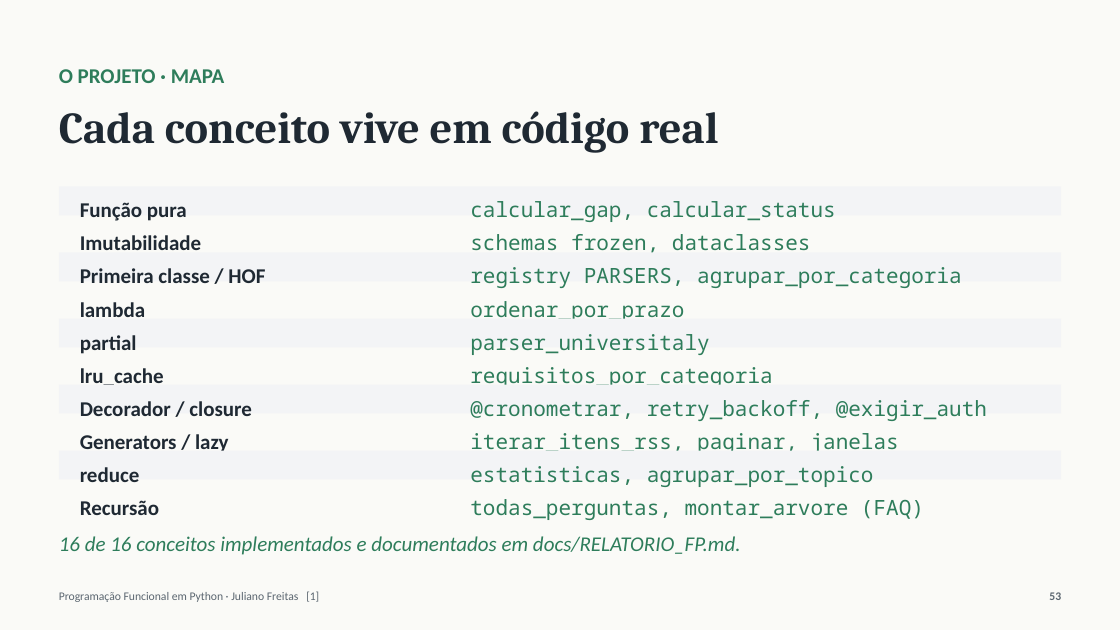
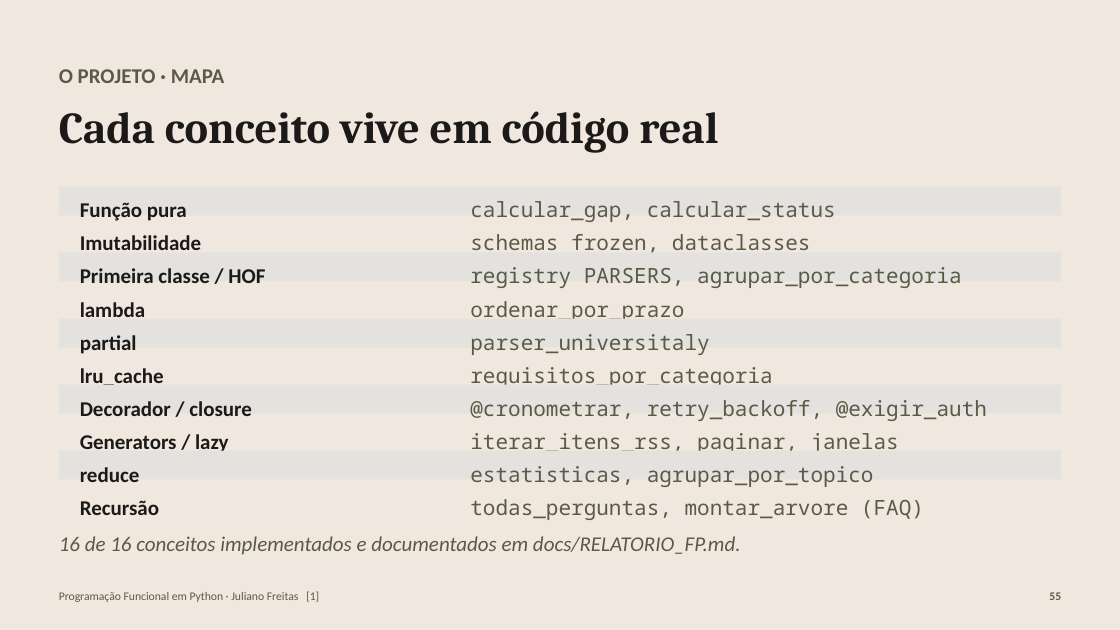
Before and after one commit to julianosfreitas/scrapping_italy, a slide deck: slide 55 of docs/PF-Python-Ponte-Italia.pptx (slide 53 before the commit). Drawn at 1120x630 pixels with LibreOffice and Linux fonts; fonts in the diff are those of the drawing. Boxes give left, top, right and bottom in pixels: in the first picture for what was removed or moved away, otherwise in the second. Text is boxed around its words. In the diff, an @@ line names an element or a change of style, - is before the commit and + after.

Commit message:
docs: slides na paleta do logo — mais simples, didáticos e com exemplos reais

```diff
--- a/docs/PF-Python-Ponte-Italia.pptx
+++ b/docs/PF-Python-Ponte-Italia.pptx
@@ rectangle at [0,0,1120,630]: fill #FAFAF7 to #F0E8DE @@
@@ fill #F3F4F6 to #E3E2DF in 5 elements at [59,187,1061,215], [59,253,1061,281], [59,318,1061,347], [59,385,1061,413], [59,450,1061,479] @@
@@ text colour #1F2933 to #1B1A18 in 11 elements at [59,111,718,153], [80,202,187,221], [80,235,201,250], [80,268,265,283], [80,302,145,317], [80,335,137,354], [80,368,164,385], [80,401,252,416], [80,434,229,451], [80,467,140,482], [80,500,159,515] @@
@@ text colour #2E7D5B to #5A5A47 in 12 elements at [59,69,224,83], [470,201,836,222], [470,234,811,253], [470,267,962,288], [470,301,684,319], [470,334,709,355], [470,367,772,385], [470,400,987,421], [470,433,899,451], [470,466,874,487], [470,499,924,520], [59,536,741,555] @@
@@ text "Programação Funcional em Python · ..." at [59,591,319,602]: text colour #5B6670 to #5A5A47 @@
@@ text at [1049,592,1061,600]: text changed; text colour #5B6670 to #5A5A47 @@
-53
+55
```
Also in this commit, not shown: 60 other slides changed, 2 slides added, 4 other files.
